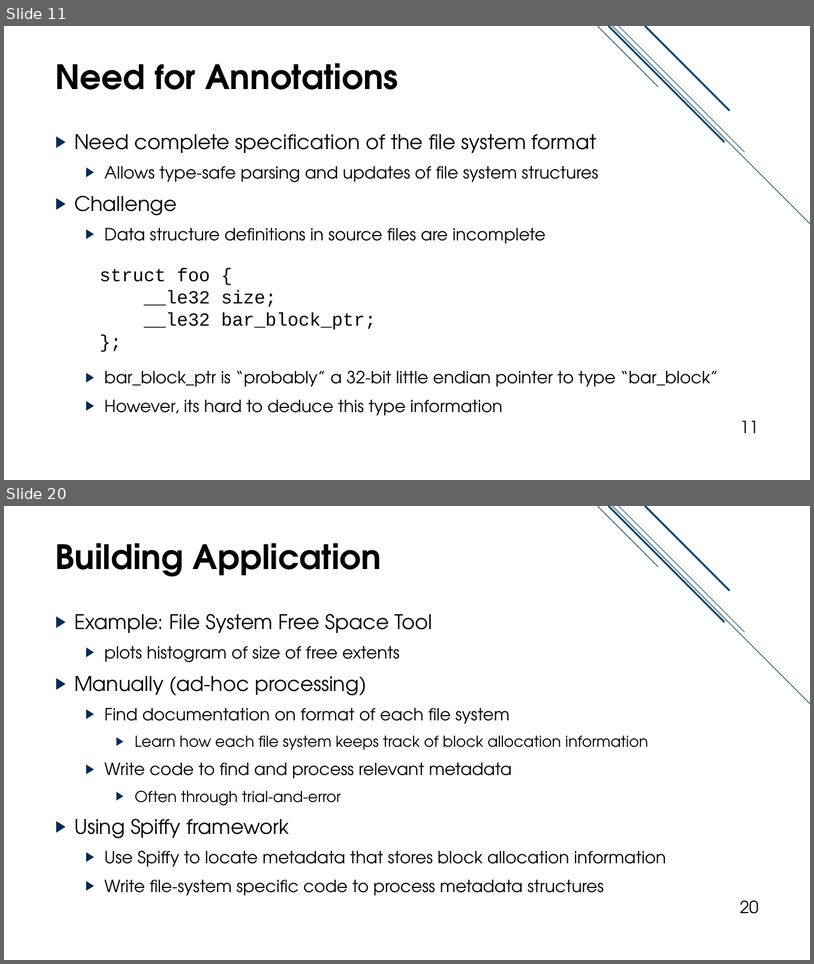
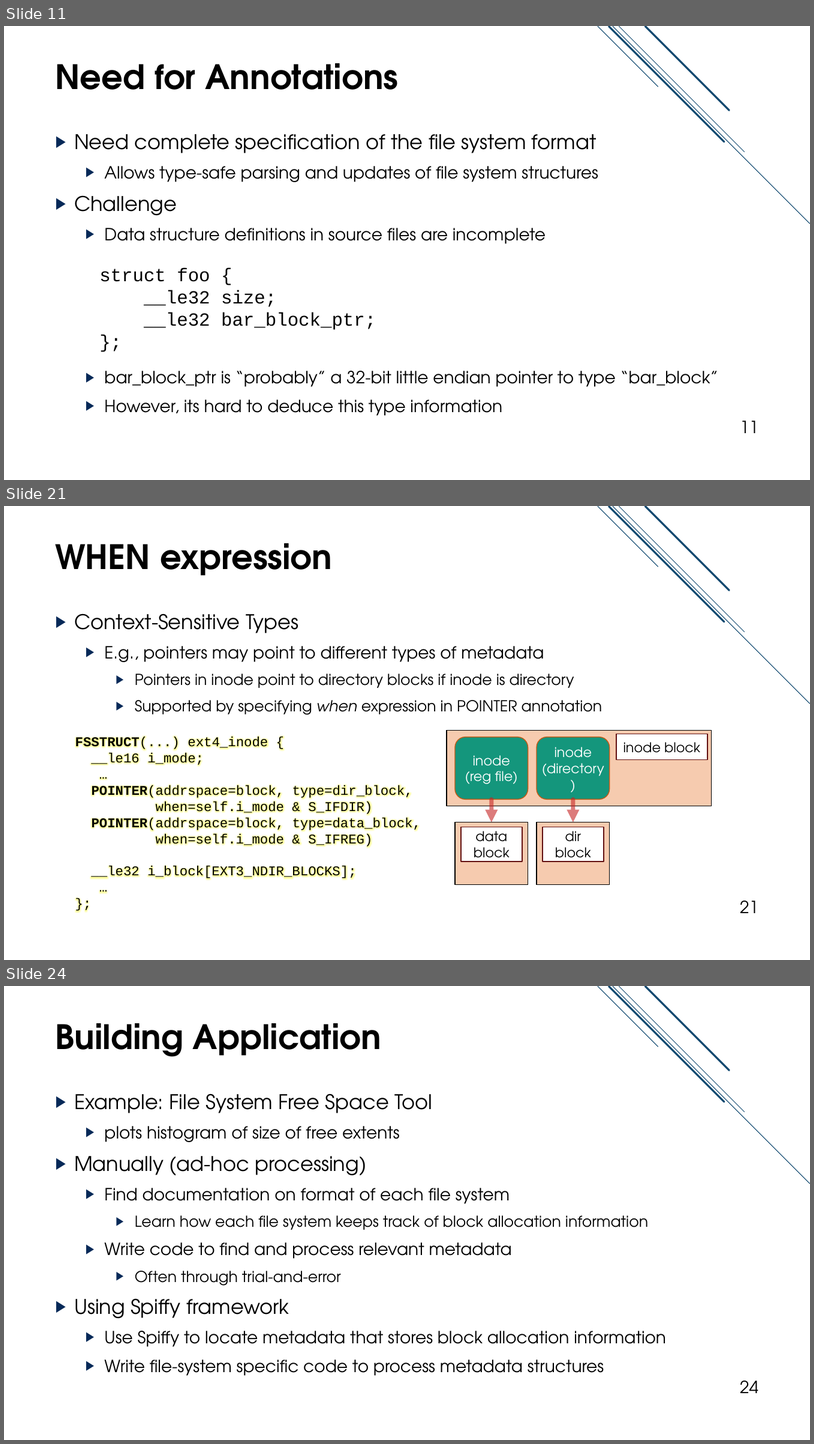
Before and after one commit to jacksun007/spiffy-paper, a slide deck: talk/spiffy_talk.pptx. Shown one above the other, each under a label of ours: slides 11 and 20 before the commit, slides 11, 21 and 24 after it; the slides between them are not shown. The pictures are 814x964 and 814x1444 pixels, drawn with LibreOffice and Linux fonts; fonts in the diff are those of the drawing. Boxes give left, top, right and bottom in pixels: in the first picture for what was removed or moved away, otherwise in the second. Text is boxed around its words. In the diff, an @@ line names an element or a change of style, - is before the commit and + after.

Commit message:
completed revision to annotation slides. TODO application slide revamp

```diff
--- a/talk/spiffy_talk.pptx
+++ b/talk/spiffy_talk.pptx
@@ slide 21 added at (x1=4, y1=506, x2=810, y2=960), background #FFFFFF; not listed: 5 template elements that a slide beside it also shows @@
@@ title added at (x1=56, y1=543, x2=332, y2=576), 40 pt, text #000000, bold @@
+WHEN expression
@@ text added at (x1=74, y1=613, x2=603, y2=715), 18 pt, text #000000 @@
+▶ Context-Sensitive Types
+  ▶ E.g., pointers may point to different types of metadata
+    ▶ Pointers in inode point to directory blocks if inode is directory
+    ▶ Supported by specifying when expression in POINTER annotation
@@ text added at (x1=75, y1=736, x2=421, y2=879), 16 pt, text #000000 @@
+FSSTRUCT(...) ext4_inode {
+__le16 i_mode;
+…
+POINTER(addrspace=block, type=dir_block,
+when=self.i_mode & S_IFDIR)
+POINTER(addrspace=block, type=data_block,
+when=self.i_mode & S_IFREG)
+__le32 i_block[EXT3_NDIR_BLOCKS];
+…
+};
@@ group added at (x1=447, y1=730, x2=712, y2=885): 6 rectangles, 2 rounded rectangles, 2 arrows @@
+inode block
+inode
+(reg file)
+inode
+(directory)
+dir block
+data block
@@ page number added at (x1=740, y1=900, x2=759, y2=913), 20 pt, text #000000 @@
+21
@@ what was slide 20 is now slide 24 @@
@@ page number at (x1=740, y1=1380, x2=759, y2=1393): text changed @@
-20
+24
```
Also in this commit, not shown: 17 slides changed, 6 other slides added, 3 slides removed.
